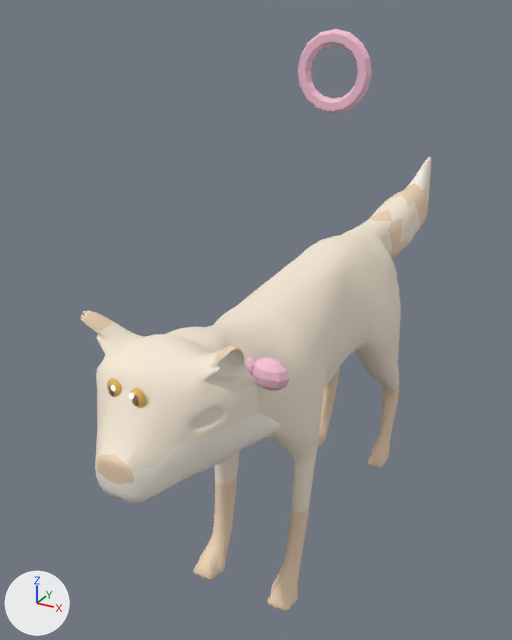
The glTF model public/assets/models/suki.glb: old version first, new version second.
The view is the same before and after, from a 50 mm lens placed at (2.13, -4.91, 4.12), pointed at (-0.47, -0.19, 1.76). The axes (+X, +Y, +Z) are drawn at lower left. The lights are the same throughout. The picture after the commit comes second. Where no turn or scale is listed for an object, it has been applied to the vertices.

In view in the first picture: 'BowKnot', 'BowWingL', 'Collar', 'Fox', 'HeroEye.L', 'HeroEye.R' and 1 more.
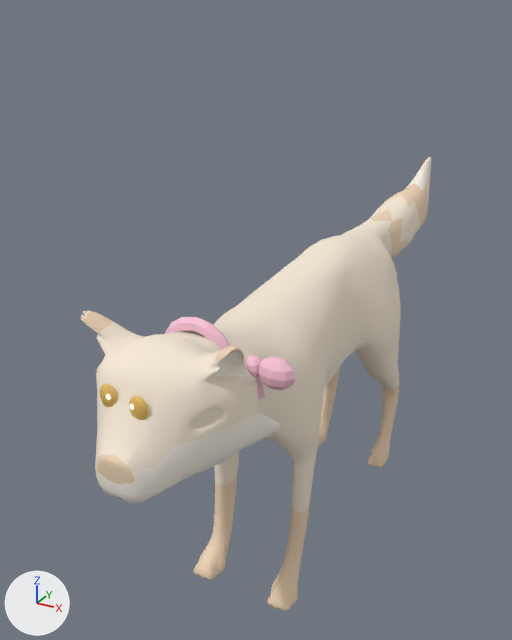
Commit message: Suki face/collar polish: wide low eyes, collar pinned to neck

Location of each change, [x1, y1, x2, y2] in pixels of the pictures (512 x 640 px):
'Collar', moved, rescaled
    before: [298, 29, 372, 114]
    after: [164, 317, 230, 350]
'BowWingL', moved
    before: [252, 357, 290, 391]
    after: [258, 357, 296, 390]
'HeroEye.L', moved, rescaled (25% wider, 19% taller)
    before: [131, 388, 146, 408]
    after: [129, 396, 148, 420]
'HeroEye.R', moved, rescaled (19% wider, 20% taller)
    before: [107, 378, 122, 397]
    after: [100, 384, 118, 407]
'BowKnot', moved
    before: [247, 356, 256, 375]
    after: [247, 355, 262, 378]
'BowTail.0', moved (not visible before)
    after: [256, 376, 265, 398]

What the commit changed:
Object 'HeroEye.L' (ob_heroeye_l) moves from (0.044, -2.392, 2.269) to (0.061, -2.415, 2.225).
Object 'HeroEye.L' (ob_heroeye_l) is rescaled from (1.15, 1.15, 1.15) to (1.44, 1.44, 1.44).
Object 'HeroEye.R' (ob_heroeye_r) moves from (-0.125, -2.375, 2.274) to (-0.148, -2.397, 2.23).
Object 'HeroEye.R' (ob_heroeye_r) is rescaled from (1.15, 1.15, 1.15) to (1.44, 1.44, 1.44).
Object 'BowKnot' (ob_bowknot) moves from (0.221, -1.561, 2.117) to (0.256, -1.553, 2.127).
Object 'BowTail.0' (ob_bowtail_0) moves from (0.25, -1.549, 1.997) to (0.286, -1.541, 2.007).
Object 'BowWingL' (ob_bowwingl) moves from (0.377, -1.551, 2.105) to (0.413, -1.543, 2.115).
Object 'Collar' (ob_collar) moves from (0.0, 0.123, 3.695) to (-0.005, -1.76, 2.228).
Object 'Collar' (ob_collar) is rescaled from (0.72, 0.72, 0.72) to (0.62, 0.62, 0.62).
